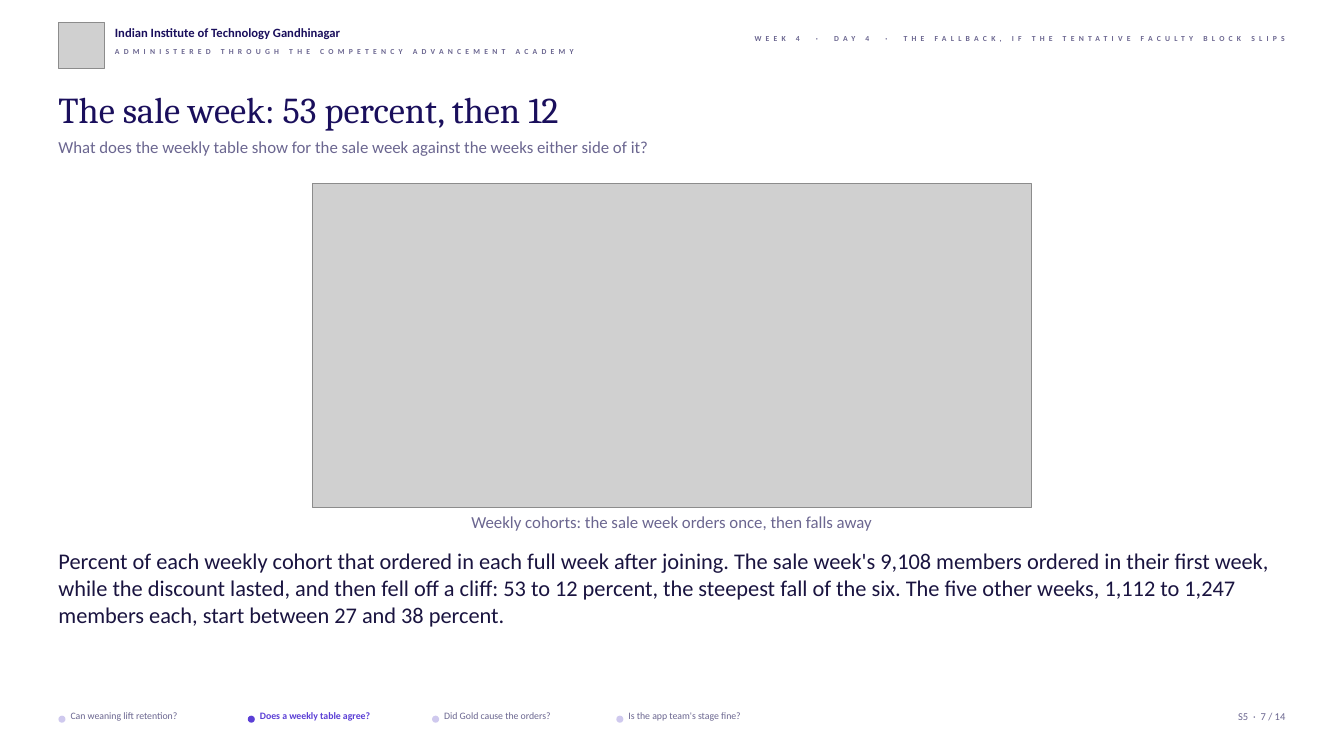
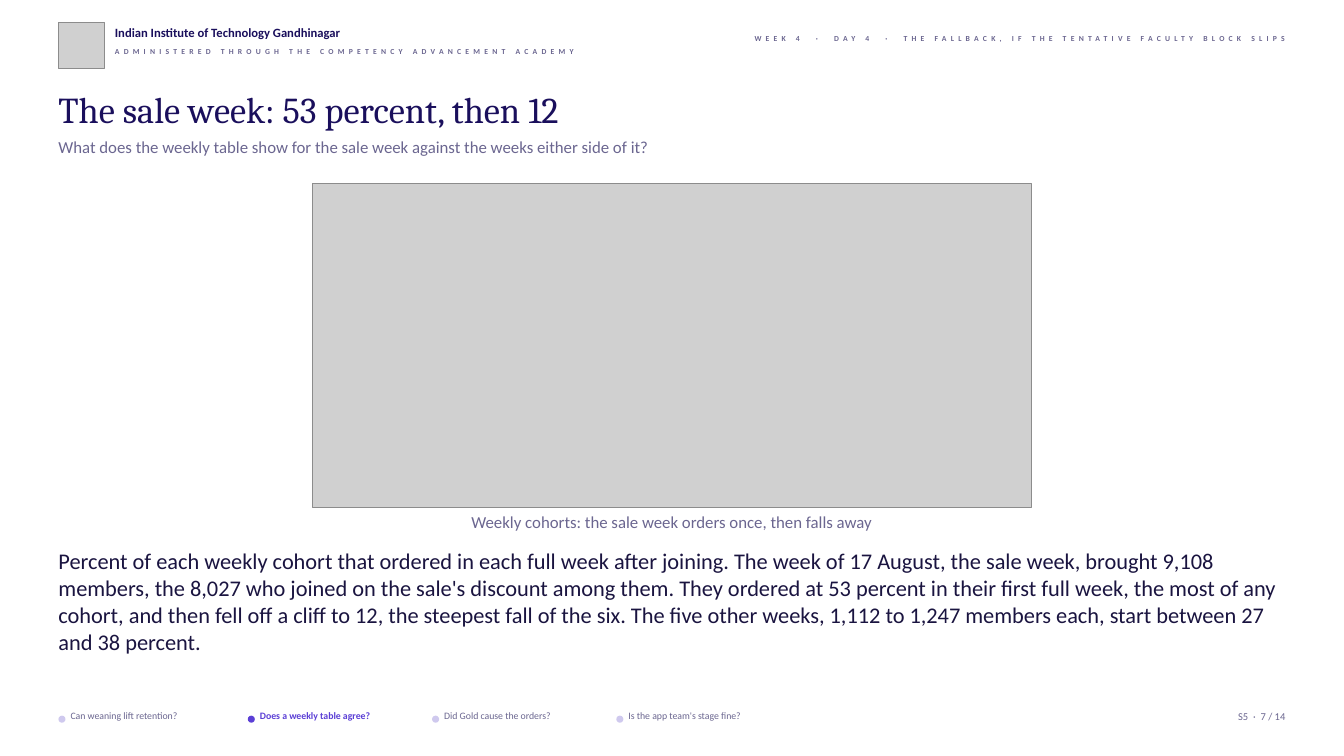
Before and after one commit to fde-academy-lab/c2-content-factory, a slide deck: slide 7 of content/W04/D4/slides/C2_W04_D04_fallback_STUDENT.pptx. Drawn at 1344x756 pixels with LibreOffice and Linux fonts; fonts in the diff are those of the drawing; grey boxes stand for pictures; background and template pictures are left out. Boxes give left, top, right and bottom in pixels: in the first picture for what was removed or moved away, otherwise in the second. Text is boxed around its words. In the diff, an @@ line names an element or a change of style, - is before the commit and + after.

```diff
--- a/content/W04/D4/slides/C2_W04_D04_fallback_STUDENT.pptx
+++ b/content/W04/D4/slides/C2_W04_D04_fallback_STUDENT.pptx
@@ text at box(58, 553, 1275, 654): text changed @@
-Percent of each weekly cohort that ordered in each full week after joining. The sale week's 9,108 members ordered in their first week, while the discount lasted, and then fell off a cliff: 53 to 12 percent, the steepest fall of the six. The five other weeks, 1,112 to 1,247 members each, start between 27 and 38 percent.
+Percent of each weekly cohort that ordered in each full week after joining. The week of 17 August, the sale week, brought 9,108 members, the 8,027 who joined on the sale's discount among them. They ordered at 53 percent in their first full week, the most of any cohort, and then fell off a cliff to 12, the steepest fall of the six. The five other weeks, 1,112 to 1,247 members each, start between 27 and 38 percent.
```
Also in this commit, not shown: 1 other slide changed, 36 other files.
